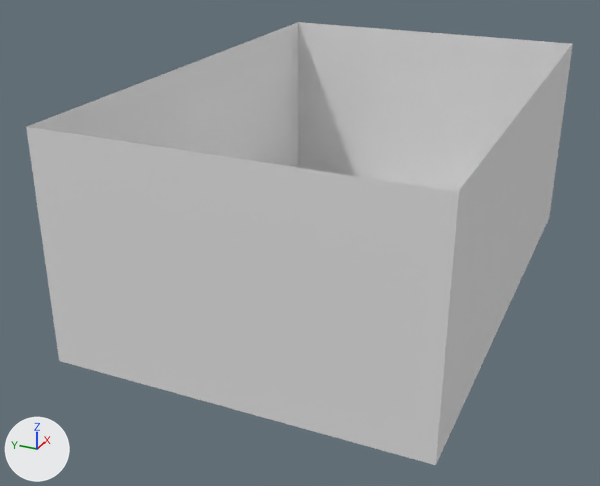
What one commit did to the Blender file Working Projects/apartment.blend.
Before and after are seen from a camera (50 mm lens) standing at (-86.7, -32.8, 46.8) and looking at (-5.0, 4.0, 6.0). Lighting does not change. The marker at lower left points along +X, +Y and +Z.
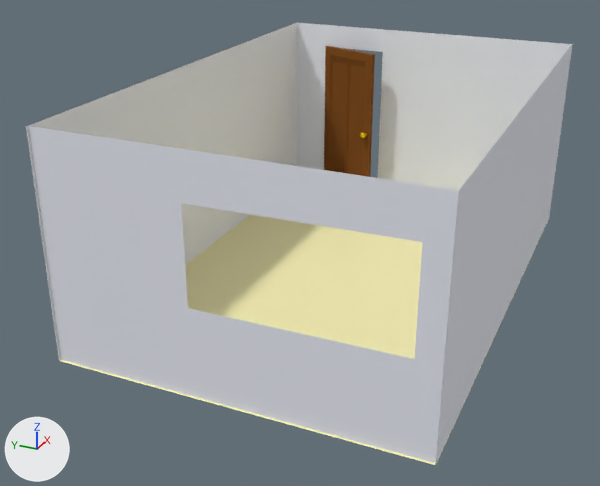
The newer file is also rescaled (x6.202), turned or shifted as a whole; pictures and numbers use the older file's frame.

Boxes (x1, y1, x2, y2) around the edits, measured in the pictures (600 x 486 px):
'Plane.003', reshaped
    before: (26, 127, 459, 465)
    after: (28, 126, 460, 464)
'Plane.004', reshaped
    before: (298, 22, 573, 217)
    after: (297, 23, 572, 214)
'Cube', added (brown)
    after: (324, 46, 375, 177)
    faces in mat_material_002 (brown #7b4500): (324, 46, 375, 177)

Diff of the bpy script that builds the scene:
```diff
--- a/Working Projects/apartment.blend.py
+++ b/Working Projects/apartment.blend.py
@@ mat_material_001 @@
+mat_material_001 = principled_material('Material.001')
+mat_material_001.base_color = (0.849, 0.873, 0.948)  # white #edf0f9
@@ mat_material @@
+mat_material = principled_material('Material')
+mat_material.base_color = (1.0, 0.927, 0.483)  # beige #fff7b9
@@ mat_material_002 @@
+mat_material_002 = principled_material('Material.002')
+mat_material_002.base_color = (0.199, 0.0599, 0.0)  # brown #7b4500
+mat_material_002.roughness = 1.0
@@ mat_material_003 @@
+mat_material_003 = principled_material('Material.003')
+mat_material_003.base_color = (0.8, 0.55, 0.0)  # yellow #e7c400
+mat_material_003.metallic = 1.0
@@ me_plane @@
 me_plane.from_pydata(...)  # 4 vertices, 1 face; spans x -1.0..1.0, y -1.0..1.0, z 0.0
+me_plane.materials.append(mat_material)  # beige #fff7b9
@@ me_plane_005 @@
 me_plane_005.from_pydata(...)  # 4 vertices, 1 face; spans x -1.0..1.0, y -1.0..1.0, z 0.0
 # used by ob_plane_003; location = (-30.0, 0.0, 12.5); rotation_euler = (0.0, 1.571, 0.0), in degrees (0, 90, 0); scale = (12.5, 20.0, 20.0)
 # verts and faces of me_plane_005; kept vertices keep their numbers, new ones are numbered from 4
 # before: 0 (-1.0, -1.0, 0.0) at pixel (458, 191), 1 (1.0, -1.0, 0.0) at pixel (435, 465), 2 (-1.0, 1.0, 0.0) at pixel (26, 126), 3 (1.0, 1.0, 0.0) at pixel (59, 360)
+# me_plane_005 part 1
+delete_vertices([*range(0, 4)])  # with the faces that use them
+verts[4] = (-1.0, -1.0, 0.01)  # pixel (459, 190)
+verts[5] = (1.0, -1.0, 0.01)  # pixel (436, 463)
+verts[6] = (-1.0, 1.0, 0.01)  # pixel (27, 125)
+verts[7] = (1.0, 1.0, 0.01)  # pixel (60, 359)
+verts[8] = (0.21, -0.87, 0.01)  # pixel (414, 359)
+verts[9] = (0.22, 0.2, 0.01)  # pixel (188, 308)
+verts[10] = (-0.6, 0.2, 0.01)  # pixel (181, 203)
+verts[11] = (-0.63, -0.87, 0.01)  # pixel (422, 242)
+faces += [(6, 10, 9, 7), (4, 5, 8, 11), (5, 7, 9, 8), (4, 11, 10, 6)]
+me_plane_005.materials.append(mat_material_001)  # white #edf0f9
@@ me_plane_006 @@
 me_plane_006.from_pydata(...)  # 4 vertices, 1 face; spans x -1.0..1.0, y -1.0..1.0, z 0.0
 # used by ob_plane_004; location = (29.9, 0.0, 12.5); rotation_euler = (0.0, 1.571, 0.0), in degrees (0, 90, 0); scale = (12.5, 20.0, 20.0)
 # verts and faces of me_plane_006; kept vertices keep their numbers, new ones are numbered from 4
 # before: 0 (-1.0, -1.0, 0.0) at pixel (572, 43), 1 (1.0, -1.0, 0.0) at pixel (549, 217), 2 (-1.0, 1.0, 0.0) at pixel (298, 22), 3 (1.0, 1.0, 0.0)
+# me_plane_006 part 2
+delete_vertices([*range(0, 4)])  # with the faces that use them
+verts[4] = (-1.0, -1.0, -0.02)  # pixel (572, 44)
+verts[5] = (1.0, -1.0, -0.02)  # pixel (548, 218)
+verts[6] = (-1.0, 1.0, -0.02)  # pixel (296, 22)
+verts[7] = (1.0, 1.0, -0.02)
+verts[8] = (-0.74, 0.76, -0.02)  # pixel (326, 46)
+verts[9] = (-0.74, 0.31, -0.02)  # pixel (382, 51)
+verts[10] = (1.0, 0.31, -0.02)
+verts[11] = (1.0, 0.76, -0.02)
+faces += [(6, 8, 11, 7), (5, 7, 11, 10), (4, 5, 10, 9), (4, 9, 8, 6)]
+me_plane_006.materials.append(mat_material_001)  # white #edf0f9
@@ me_cube @@
+me_cube.from_pydata(...)  # 551 vertices, 567 faces; spans x -3.04..1.0, y -1.0..1.0, z -1.0..1.0
+# faces by material slot: [39, 528]
+me_cube.materials.append(mat_material_002)  # brown #7b4500
+me_cube.materials.append(mat_material_003)  # yellow #e7c400
@@ ob_cube @@
+ob_cube = bpy.data.objects.new('Cube', me_cube)
+ob_cube.location = (27.8, 10.9, 11.0)
+ob_cube.rotation_euler = (0.0, 0.0, -0.345)  # degrees (0, 0, -20)
+ob_cube.scale = (0.461, 4.46, 11.0)
```
